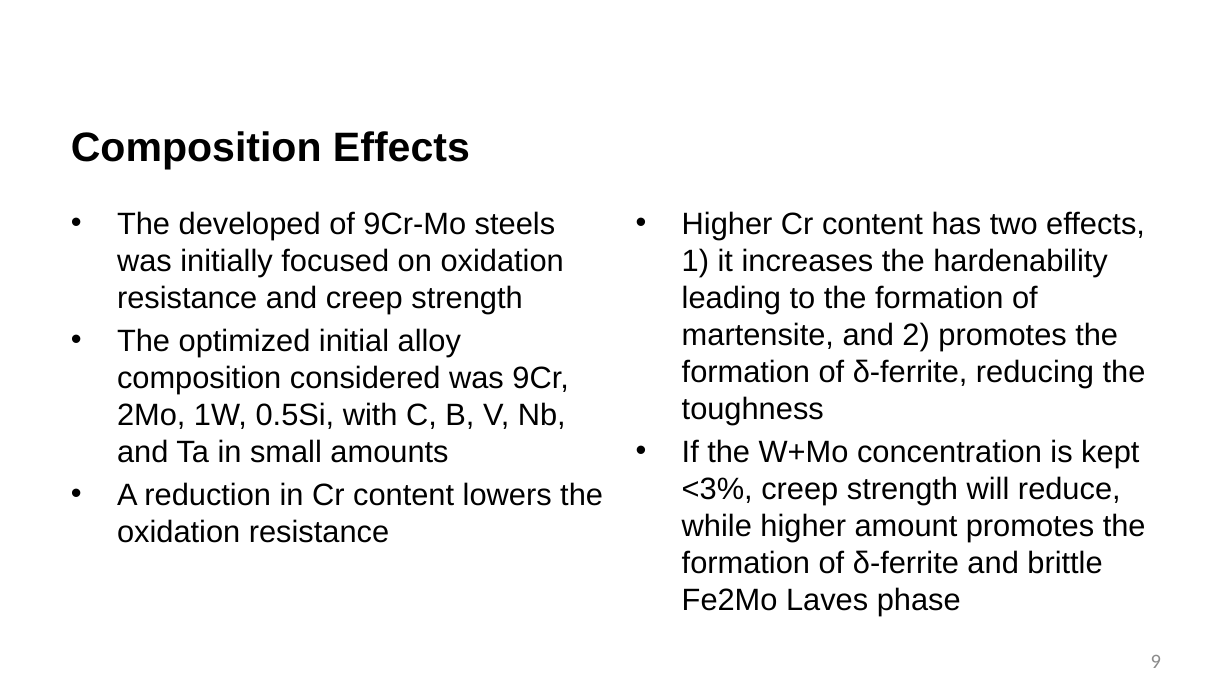
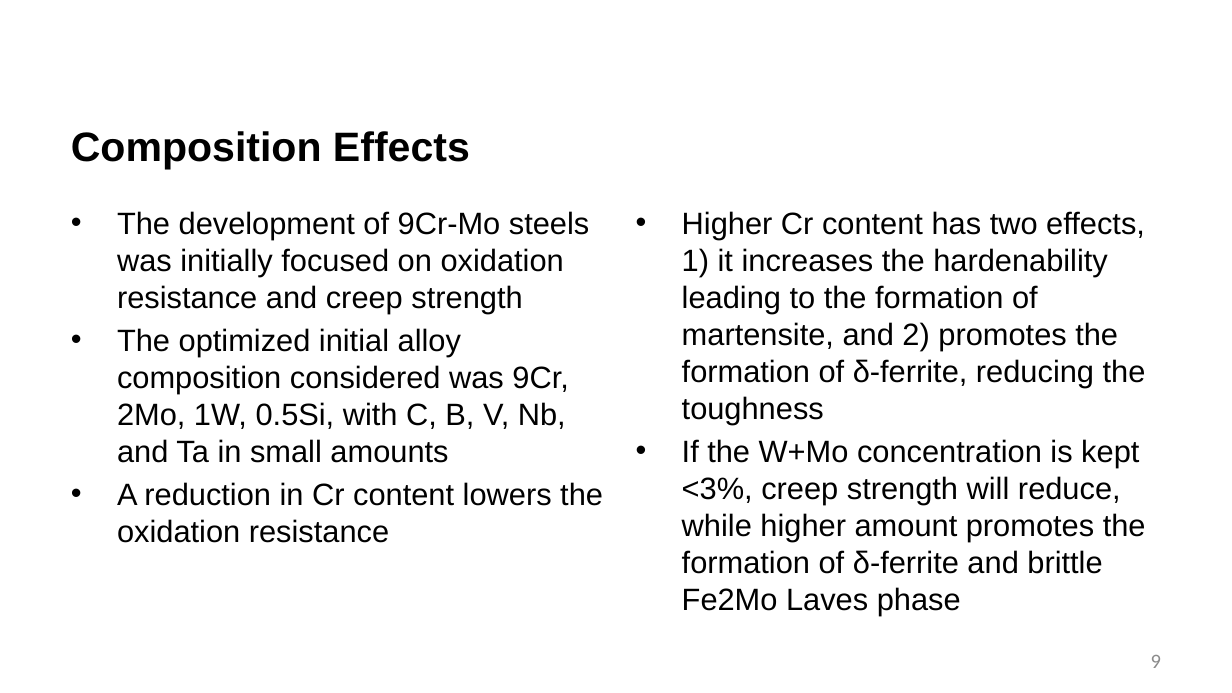
Before and after one commit to benbeeler/TEACHING, a slide deck: slide 9 of Advanced Reactor Materials/Fall2025/Lec18_AdvancedCladding.pptx. Drawn at 1232x693 pixels with LibreOffice and Linux fonts; fonts in the diff are those of the drawing; background and template pictures are left out. Boxes give left, top, right and bottom in pixels: in the first picture for what was removed or moved away, otherwise in the second. Text is boxed around its words. In the diff, an @@ line names an element or a change of style, - is before the commit and + after.

```diff
--- a/Advanced Reactor Materials/Fall2025/Lec18_AdvancedCladding.pptx
+++ b/Advanced Reactor Materials/Fall2025/Lec18_AdvancedCladding.pptx
@@ text at <box>117,211,589,313</box>: text changed @@
-• The developed of 9Cr-Mo steels was initially focused on oxidation resistance and creep strength
+• The development of 9Cr-Mo steels was initially focused on oxidation resistance and creep strength
```
Also in this commit, not shown: 4 other slides changed, 3 slides removed, 12 other files.
